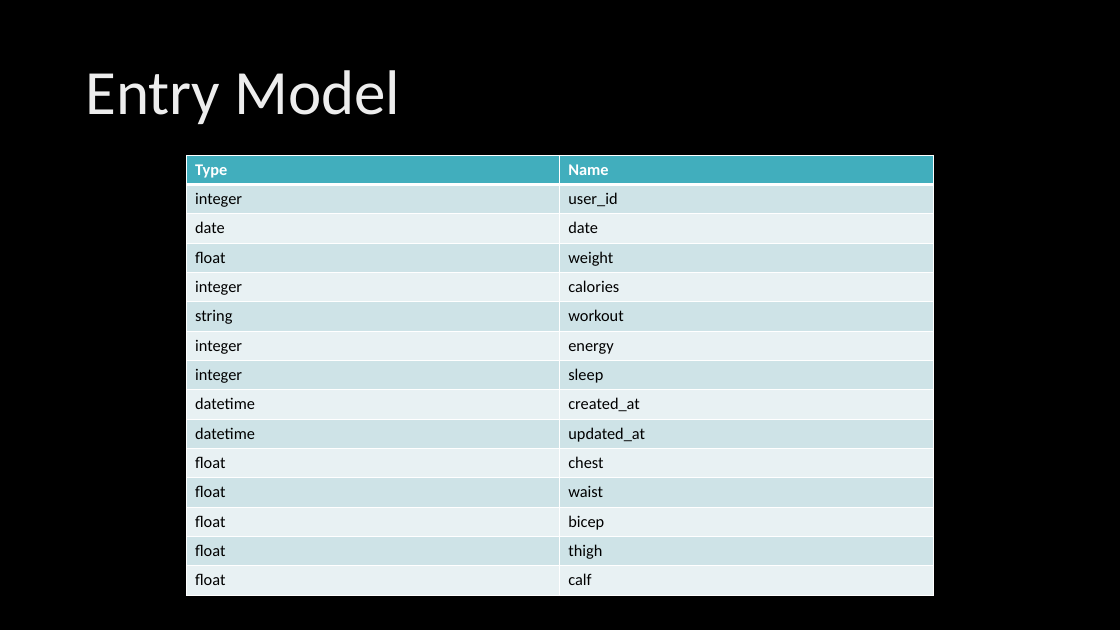
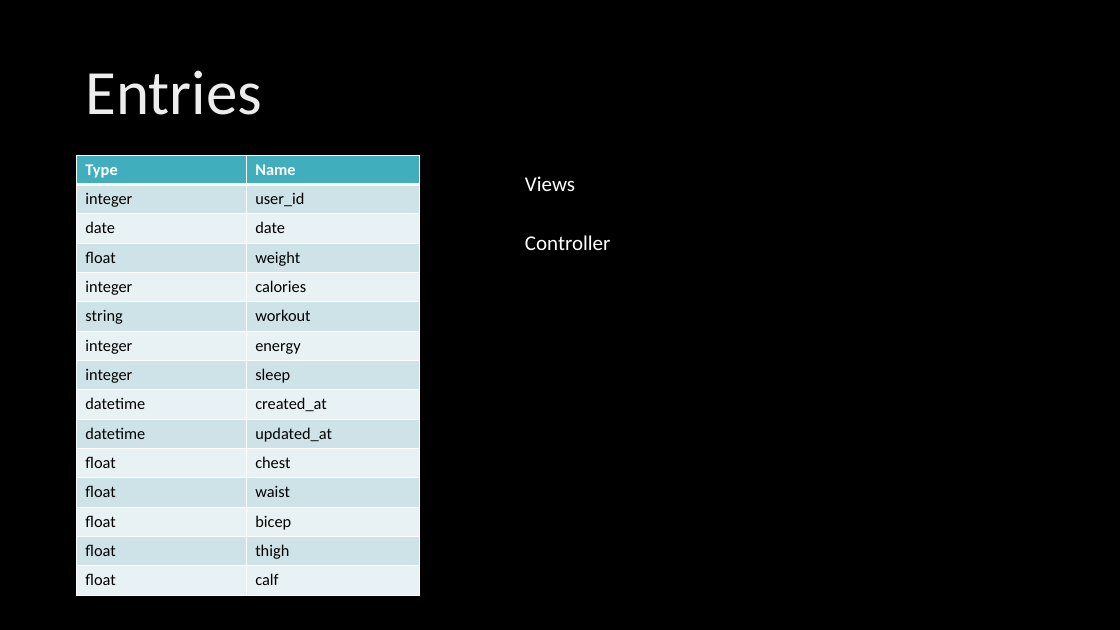
Before and after one commit to kylambouldin/CSE3901-FinalProject, a slide deck: slide 12 of Presentation.pptx (slide 11 before the commit). Drawn at 1120x630 pixels with LibreOffice and Linux fonts; fonts in the diff are those of the drawing; background and template pictures are left out. Boxes give left, top, right and bottom in pixels: in the first picture for what was removed or moved away, otherwise in the second. Text is boxed around its words. In the diff, an @@ line names an element or a change of style, - is before the commit and + after.

```diff
--- a/Presentation.pptx
+++ b/Presentation.pptx
@@ title at (85, 70, 262, 115): text changed @@
-Entry Model
+Entries
@@ table: place and size @@
-table at (187, 155, 933, 596)
+table at (77, 155, 420, 596)
@@ text added at (525, 176, 575, 191), 18 pt, text #FFFFFF @@
+Views
@@ text added at (525, 235, 611, 250), 18 pt, text #FFFFFF @@
+Controller
```
Also in this commit, not shown: 2 other slides changed, 1 slide added.
